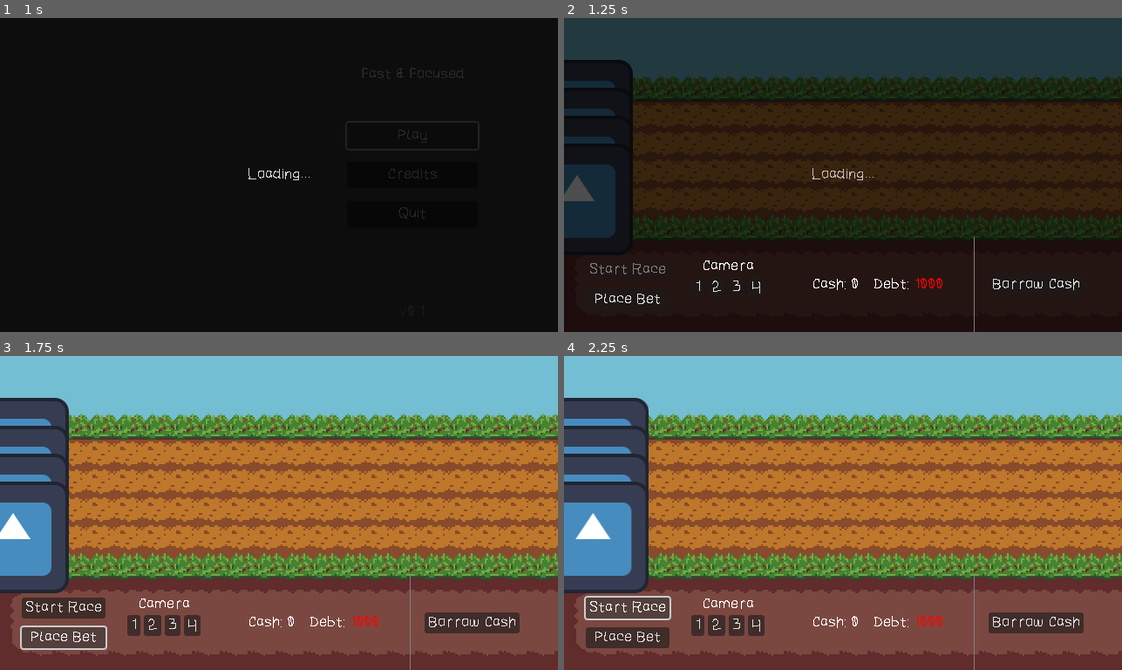
Above: before the commit, frames 1-4 (two rows, left to right).
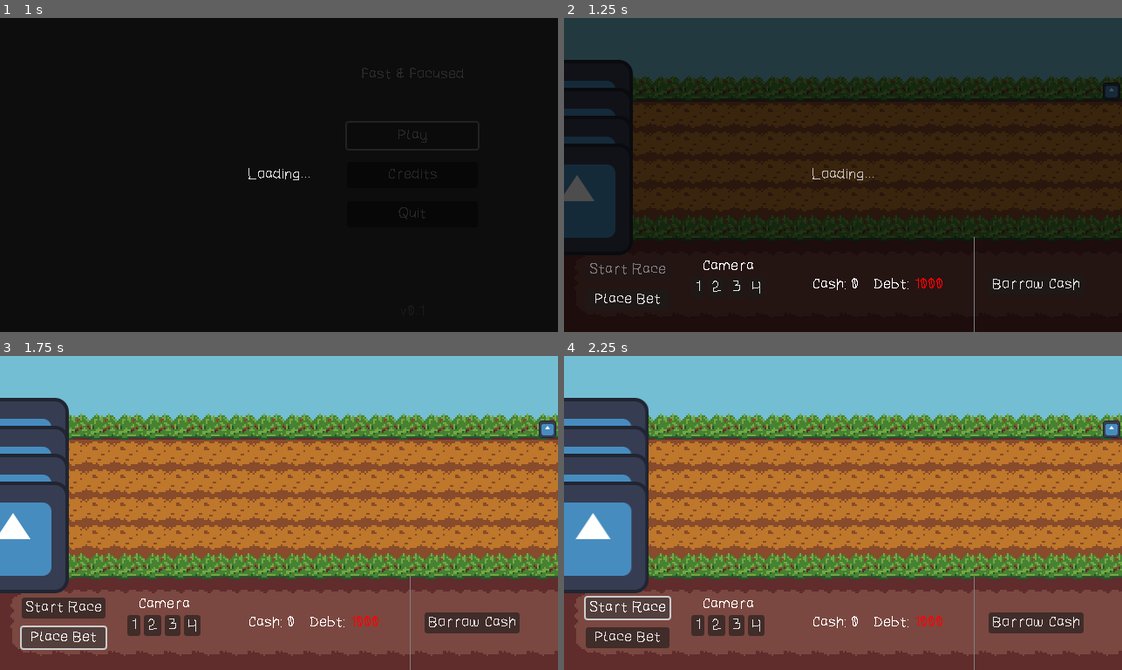
Above: after the commit, the same moments.

Repository: jame581/FastAndFocused
Game: Godot game, scene res://maps/main_menu.tscn
The game is run twice, just before and just after one commit, with the same random seed, the same clock (stepped at 60 frames per second) and the same inputs. The engine's default icon, where the game draws it, is replaced by a stand-in: a white triangle on a blue panel in a dark square.
Inputs:
- Up to frame 1 (1 s): click "Play" at 0.5 s
- Up to frame 2 (1.25 s): no input
- Up to frame 3 (1.75 s): click "Place Bet" at 1.25 s
- Up to frame 4 (2.25 s): click "Start Race" at 2 s

Frame 1 is identical in both runs. In frame 2, 0.1% of the frame differs, in the area x 96-100%, y 20-27%; in frame 3, 0.2%; in frame 4, 0.2%.

Commit message:
add stage switching

Diff:
--- a/source/maps/race_level.tscn
+++ b/source/maps/race_level.tscn
@@ -6,6 +6,7 @@
 [ext_resource type="PackedScene" uid="uid://dt472oed537f2" path="res://scenes/ui/race_ui.tscn" id="4_rk0xo"]
 [ext_resource type="PackedScene" uid="uid://cu6rpnjfshk0r" path="res://scenes/ui/money_ui.tscn" id="5_57tpj"]
 [ext_resource type="PackedScene" uid="uid://bndkgd0wx2vwa" path="res://scenes/finishg_race_trigger.tscn" id="6_7ccno"]
+[ext_resource type="PackedScene" uid="uid://cnriykb7ihd22" path="res://scenes/next_stagel_trigger.tscn" id="7_dxed3"]
 
 [node name="RaceLevel" type="Node2D"]
 script = ExtResource("1_0cdes")
@@ -63,4 +64,10 @@
 layout_mode = 2
 
 [node name="FinishgLevelTrigger" parent="." instance=ExtResource("6_7ccno")]
-position = Vector2(1868, 82)
+position = Vector2(1885, 84)
+
+[node name="NextStageTrigger" parent="." instance=ExtResource("7_dxed3")]
+position = Vector2(628, 84)
+
+[node name="NextStageTrigger2" parent="." instance=ExtResource("7_dxed3")]
+position = Vector2(1256, 84)
--- a/source/scenes/next_stagel_trigger.tscn
+++ b/source/scenes/next_stagel_trigger.tscn
@@ -1,6 +1,7 @@
-[gd_scene load_steps=3 format=3 uid="uid://cnriykb7ihd22"]
+[gd_scene load_steps=4 format=3 uid="uid://cnriykb7ihd22"]
 
 [ext_resource type="Script" uid="uid://bnqtvdlidpjpt" path="res://scripts/game/next_stage_trigger.gd" id="1_3fuh5"]
+[ext_resource type="Texture2D" uid="uid://mk371vahuurm" path="res://icon.svg" id="2_fsnow"]
 
 [sub_resource type="RectangleShape2D" id="RectangleShape2D_rbqvt"]
 size = Vector2(20, 184)
@@ -11,3 +12,7 @@
 [node name="CollisionShape2D" type="CollisionShape2D" parent="."]
 position = Vector2(0, 82)
 shape = SubResource("RectangleShape2D_rbqvt")
+
+[node name="Sprite2D" type="Sprite2D" parent="."]
+scale = Vector2(0.15, 0.15)
+texture = ExtResource("2_fsnow")
Not shown: 1 places in source/maps/race_level.tscn that only renumber resources
